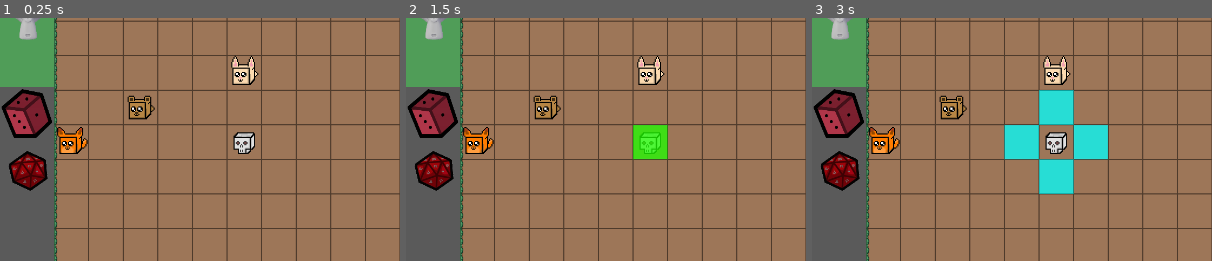
Above: before the commit, frames 1-3 (left to right).
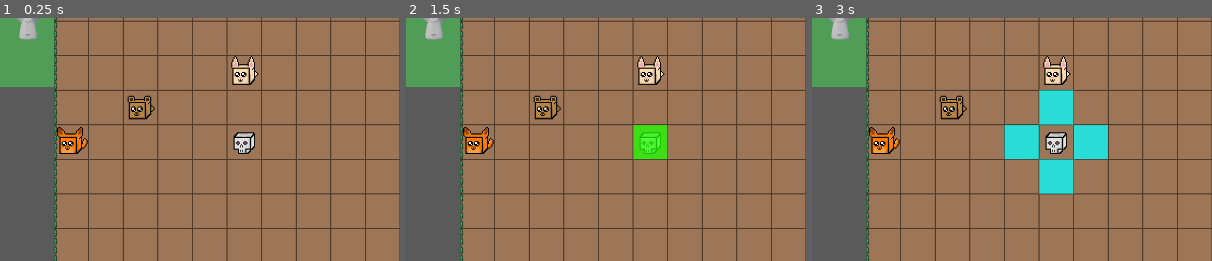
Above: after the commit, the same moments.

Repository: Ranger1986/lumieres
Game: Godot game, scene res://Scenes/FirstLevel.tscn
Same seed, same stepped clock (60 frames per second), same inputs: the game is played once before the commit and once after it. The engine's default icon, where the game draws it, is replaced by a stand-in: a white triangle on a blue panel in a dark square.
Inputs (mouse positions are % of the whole screen's width and height, from its top left):
- Up to frame 1 (0.25 s): no input
- Up to frame 2 (1.5 s): click (3, 33) at 0.52 s; click "1" at 1.25 s
- Up to frame 3 (3 s): click (3, 45) at 2.02 s; click "2" at 2.75 s
The pictures show only the part of the screen within x 0-50%, y 14-64%; the shares and areas given below are measured in that part.

The runs differ from the first frame. In frame 1, 2.9% of the frame differs, in the area x 0-13%, y 29-72%; in frame 2, 2.9%; in frame 3, 2.9%.

Commit message:
capture jolis nanimo

Diff:
--- a/Scenes/SuzanneMenu.tscn
+++ b/Scenes/SuzanneMenu.tscn
@@ -1,9 +1,7 @@
-[gd_scene load_steps=5 format=3 uid="uid://2yfh1ym5qlqm"]
+[gd_scene load_steps=3 format=3 uid="uid://2yfh1ym5qlqm"]
 
 [ext_resource type="Script" path="res://Scripts/SuzanneMenu.gd" id="1_yxtsh"]
 [ext_resource type="Texture2D" uid="uid://cmhvlp2qokpa1" path="res://Ressources/suzanne.png" id="2_b6tca"]
-[ext_resource type="Texture2D" uid="uid://cnkj650fe7jsl" path="res://Ressources/d6.png" id="3_son3u"]
-[ext_resource type="Texture2D" uid="uid://17fbqjj8vejl" path="res://Ressources/d20.png" id="4_sic0u"]
 
 [node name="SuzanneMenu" type="ColorRect" node_paths=PackedStringArray("SuzanneImage")]
 custom_minimum_size = Vector2(100, 650)
@@ -23,23 +21,9 @@
 scale = Vector2(0.3, 0.3)
 texture = ExtResource("2_b6tca")
 
-[node name="VBoxContainer" type="VBoxContainer" parent="."]
+[node name="captureContainer" type="VBoxContainer" parent="."]
 custom_minimum_size = Vector2(100, 650)
 layout_mode = 0
 offset_top = 250.0
 offset_right = 100.0
 offset_bottom = 900.0
-
-[node name="TextureButton" type="TextureButton" parent="VBoxContainer"]
-custom_minimum_size = Vector2(100, 100)
-layout_mode = 2
-texture_normal = ExtResource("3_son3u")
-ignore_texture_size = true
-stretch_mode = 0
-
-[node name="TextureButton2" type="TextureButton" parent="VBoxContainer"]
-custom_minimum_size = Vector2(100, 100)
-layout_mode = 2
-texture_normal = ExtResource("4_sic0u")
-ignore_texture_size = true
-stretch_mode = 0
--- a/Scripts/SuzanneMenu.gd
+++ b/Scripts/SuzanneMenu.gd
@@ -22,3 +22,10 @@
 
 func get_suzanne_position() -> Vector2:
 	return SuzanneImage.position
+
+func _getCapture(text: Texture):
+	var pet :Sprite2D = Sprite2D.new()
+	pet.texture = text
+	pet.offset = Vector2(32,32)
+	pet.position = Vector2(0,1) * 64 * find_child("captureContainer").get_child_count()
+	find_child("captureContainer").add_child(pet)
--- a/Scripts/enemyScript.gd
+++ b/Scripts/enemyScript.gd
@@ -8,6 +8,7 @@
 var listeTexture : Array
 
 signal loot()
+signal capturesignal(text:Texture)
 #signal capturable(pos:Vector2i)
 func _ready() -> void:
 	PV=20
@@ -80,5 +81,6 @@
 	super.death()
 
 func capture():
+	emit_signal("capturesignal", self.texture)
 	G.listeEnemy.pop_at(G.listeEnemy.find(self))
 	super.death()
--- a/Scripts/gestionnaireScript.gd
+++ b/Scripts/gestionnaireScript.gd
@@ -30,6 +30,7 @@
 	_ajoutEnemy(nbEnemy)
 	for enemy in listeEnemy:
 		enemy.connect("loot", Callable(find_child("DiceMenu"), "_addDice"))
+		enemy.connect("capturesignal", Callable(find_child("SuzanneMenu"), "_getCapture"))
 	find_child("Carte").position.x = find_child("SuzanneMenu").size.x
 	var tileMap : TileMapLayer = find_child("Map")
 	offset=Vector2(find_child("SuzanneMenu").size.x,0)
